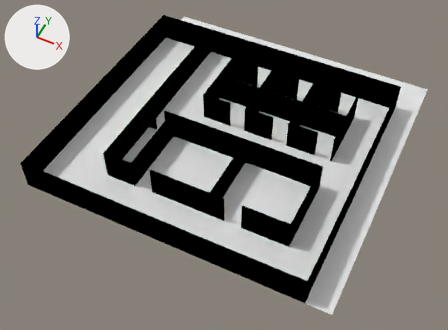
A saved change to the Blender file resources/basic_map.blend.
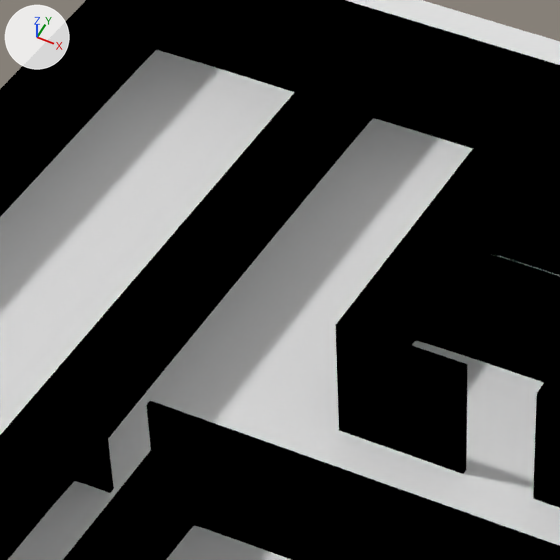
Old and new are each drawn whole from a 50 mm camera at (33.1, -25.2, 44.6) aimed at (14.7, 11.4, -1.3) and again close up on the part from 30% to 56% of the width and 8% to 43% of the height. Lighting does not change. The marker at upper left points along +X, +Y and +Z.
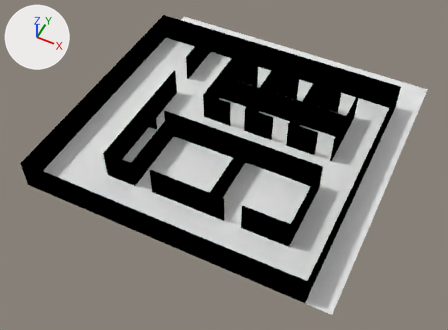
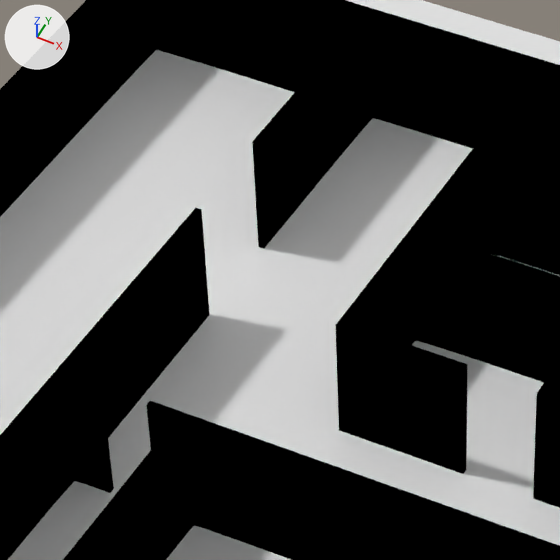
Commit message: update map examples

Diff of the bpy script that builds the scene:
```diff
--- a/resources/basic_map.blend.py
+++ b/resources/basic_map.blend.py
@@ me_mesh @@
 # used by ob_curve; location = (0.0, 0.0, 1.5); rotation_euler = (0.0, 0.0, 1.571), in degrees (0, 0, 90); scale = (105.0, 105.0, 1.0)
-me_mesh.from_pydata(...)  # 2968 vertices, 2222 faces; spans x 0.0..0.24, y -0.26..0.0, z -1.5..1.5
+me_mesh.from_pydata(...)  # 3092 vertices, 2311 faces; spans x 0.0..0.24, y -0.26..0.0, z -1.5..1.5
+# me_mesh part 1: 20 vertices moved within x 0.04..0.21, y -0.23..-0.06, z -1.5..1.5; 20 vertices removed from x 0.15..0.18, y -0.06, z -1.5..1.5; 144 vertices added at x 0.1..0.24, y -0.06, z -1.5..1.5
 me_mesh.materials.append(mat_svgmat_001)
```

Pixel boxes (x1, y1, x2, y2) of what changed, in the close-ups (560 x 560 px):
part 1 of me_mesh, built on: before (0, 27, 560, 553); after (0, 5, 560, 560)
